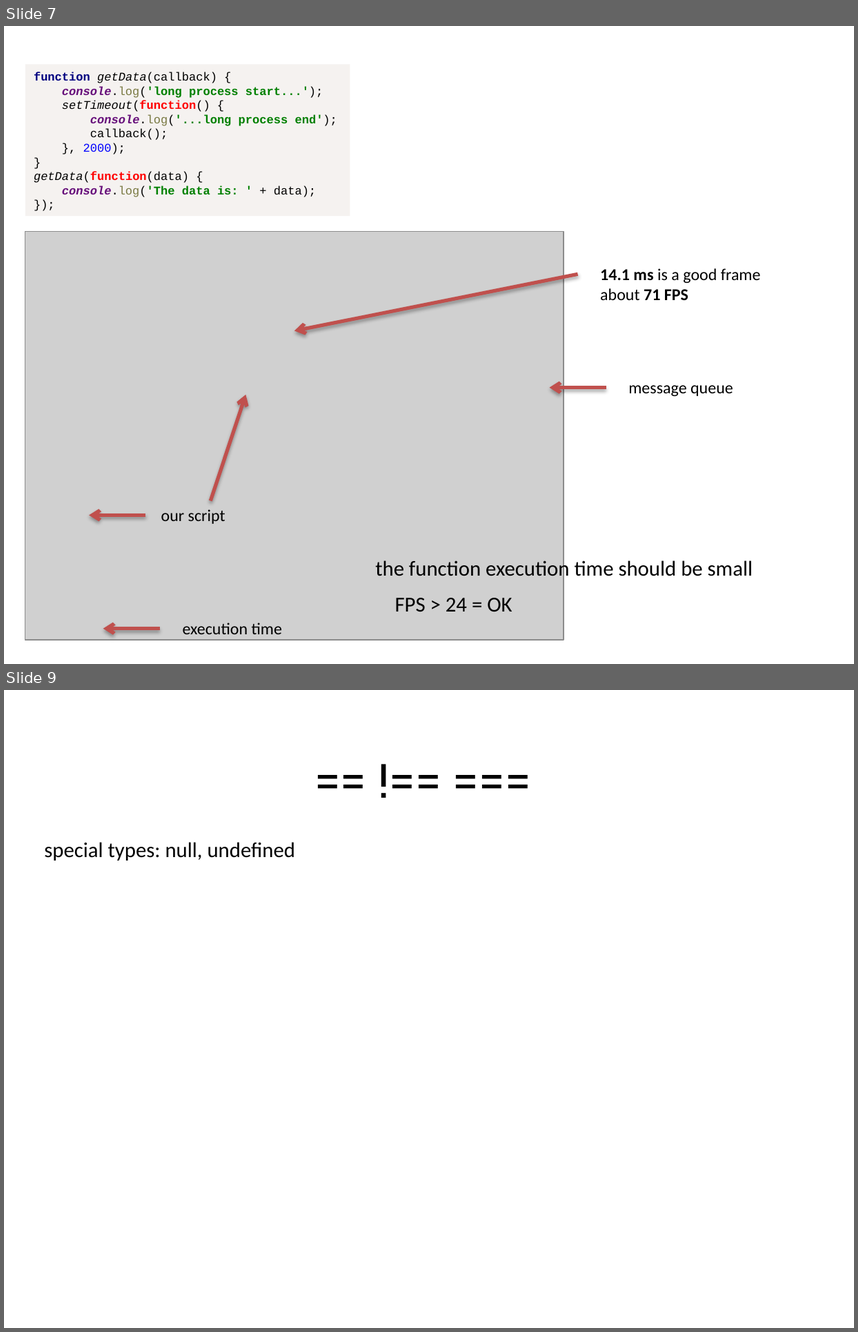
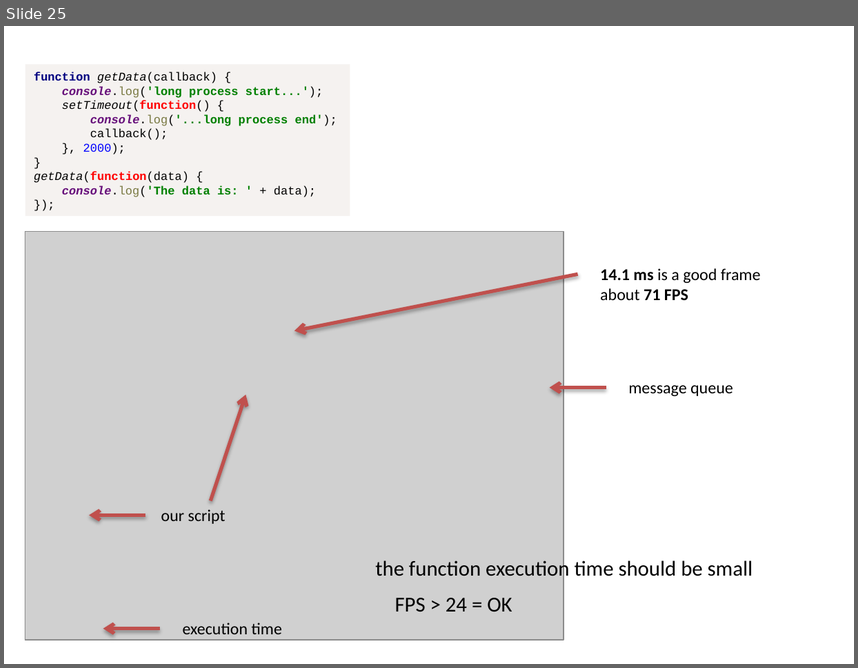
Before and after one commit to alexeymatveevp/angularjs-course, a slide deck: docs/00_jsbasics.pptx. Shown one above the other, each under a label of ours: slides 7 and 9 before the commit, slide 25 after it; the slides between them are not shown. The pictures are 858x1332 and 858x668 pixels, drawn with LibreOffice and Linux fonts; fonts in the diff are those of the drawing; grey boxes stand for pictures. Boxes give left, top, right and bottom in pixels: in the first picture for what was removed or moved away, otherwise in the second. Text is boxed around its words. In the diff, an @@ line names an element or a change of style, - is before the commit and + after.

```diff
--- a/docs/00_jsbasics.pptx
+++ b/docs/00_jsbasics.pptx
@@ slide 9 removed at <box>4,690,854,1328</box>, background #FFFFFF @@
@@ text removed at <box>285,747,562,812</box> @@
-== !== ===
@@ text removed at <box>44,842,295,860</box> @@
-special types: null, undefined
@@ what was slide 7 is now slide 25 @@
```
Also in this commit, not shown: 3 slides changed, 24 slides added, 12 other slides removed, 15 other files.
